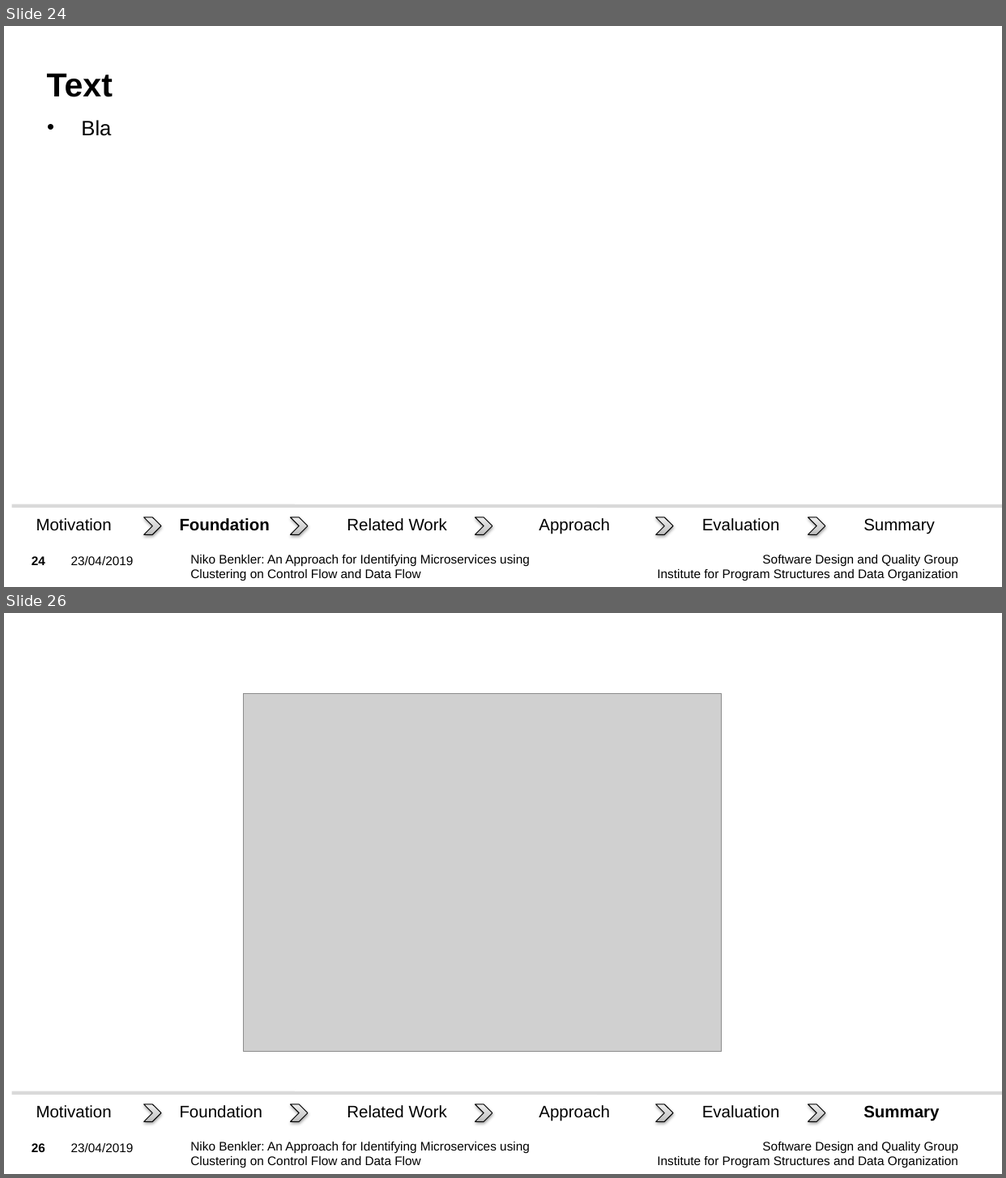
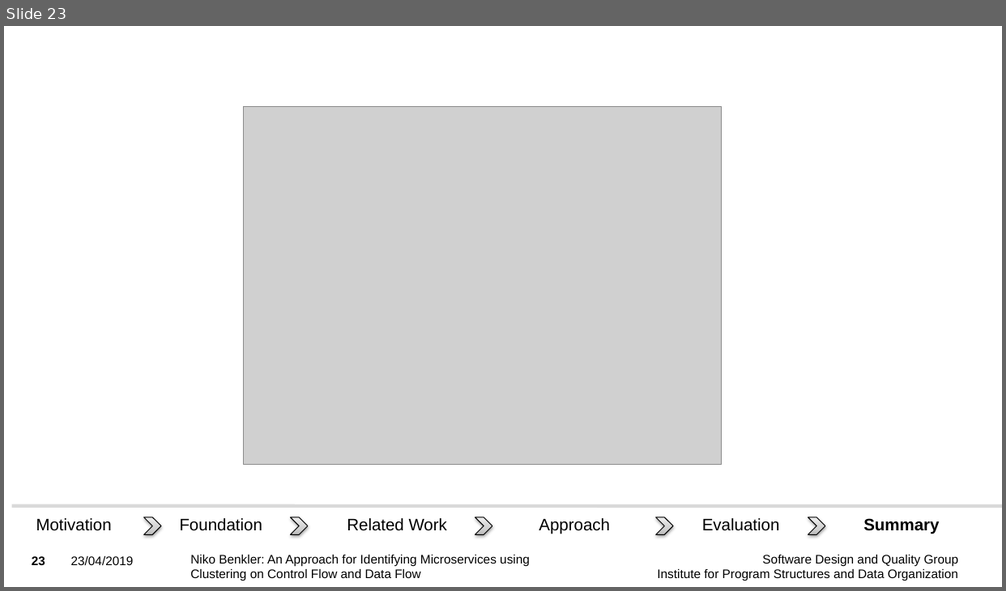
Before and after one commit to Benkler/BA, a slide deck: Vortrag/BA_Niko_Benkler_Presentation.pptx. Shown one above the other, each under a label of ours: slides 24 and 26 before the commit, slide 23 after it; the slides between them are not shown. The pictures are 1006x1178 and 1006x591 pixels, drawn with LibreOffice and Linux fonts; fonts in the diff are those of the drawing; grey boxes stand for pictures; background and template pictures are left out. Boxes give left, top, right and bottom in pixels: in the first picture for what was removed or moved away, otherwise in the second. Text is boxed around its words. In the diff, an @@ line names an element or a change of style, - is before the commit and + after.

```diff
--- a/Vortrag/BA_Niko_Benkler_Presentation.pptx
+++ b/Vortrag/BA_Niko_Benkler_Presentation.pptx
@@ slide 24 removed at [4, 26, 1002, 587], background picture (left out); not listed: 4 template elements that a slide beside it also shows @@
@@ title removed at [47, 73, 113, 97] @@
-Text
@@ text removed at [81, 120, 111, 136] @@
-• Bla
@@ group removed at [11, 506, 1002, 535]: 6 texts, 5 chevrons, 1 line @@
-Foundation
-Evaluation
-Related Work
-Summary
-Motivation
-Approach
@@ what was slide 26 is now slide 23 @@
@@ page number at [32, 557, 45, 565]: text changed @@
-26
+23
```
Also in this commit, not shown: 17 slides changed, 2 other slides removed, 8 other files.
